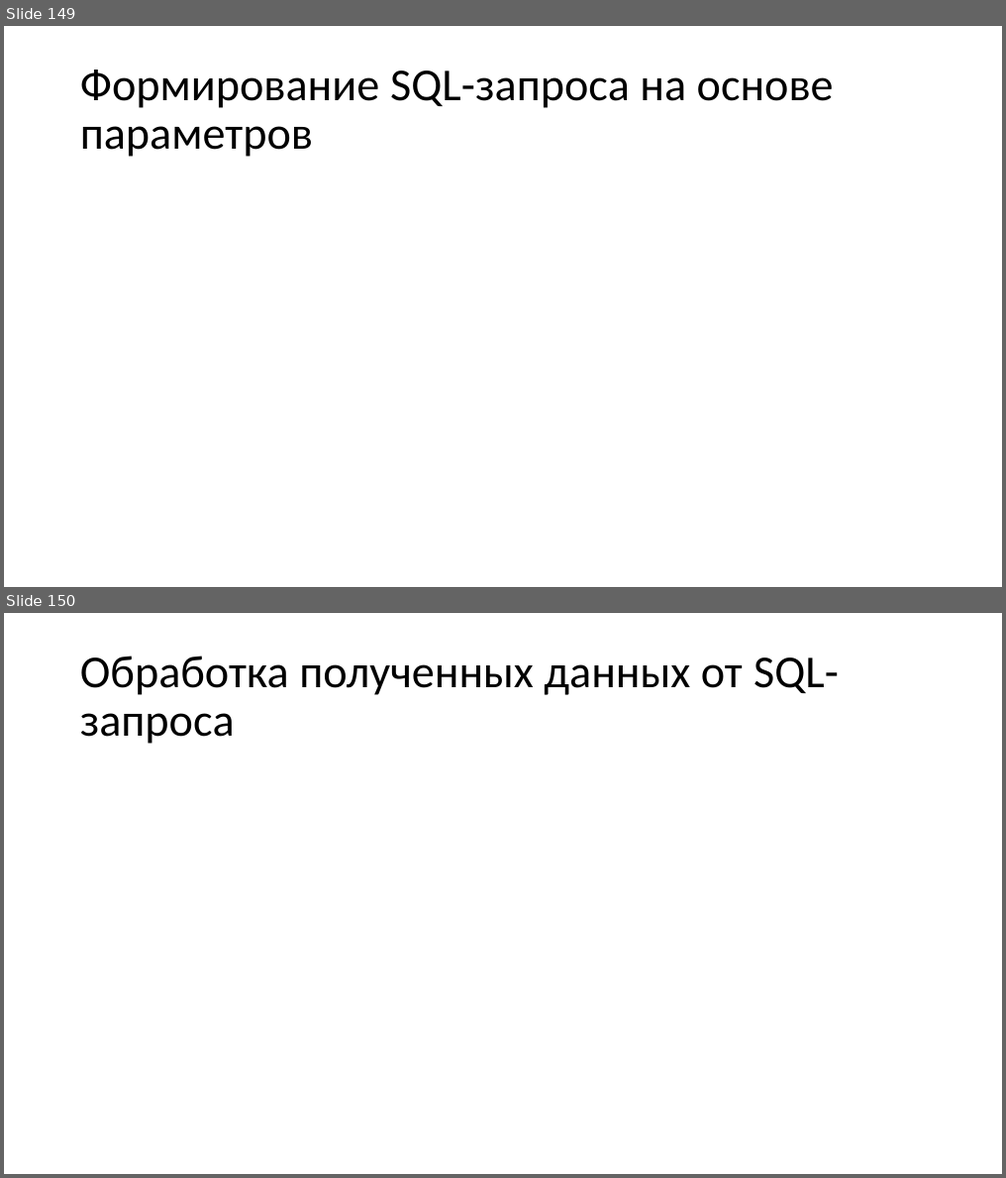
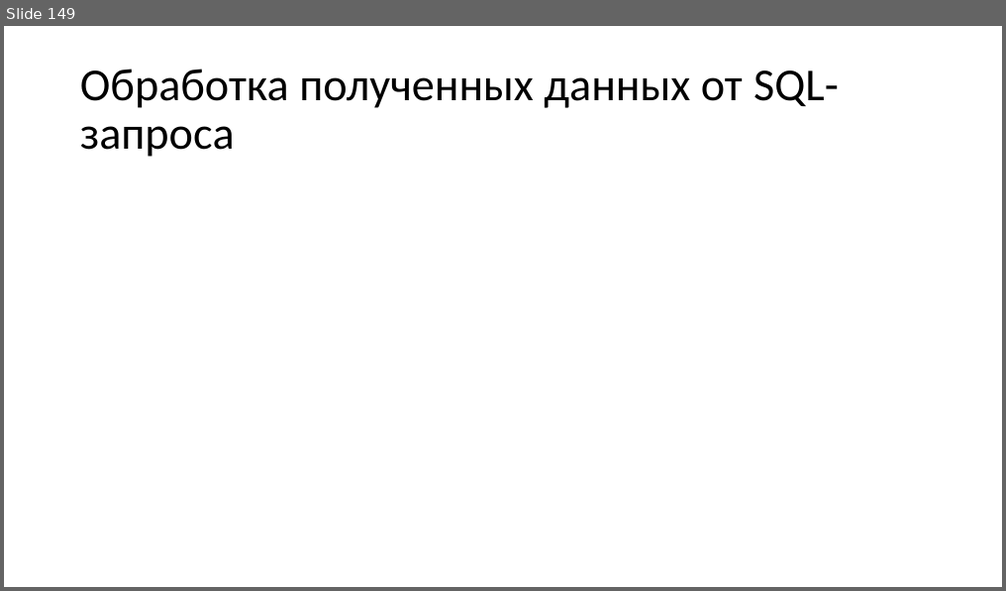
Before and after one commit to paveltsytovich/telegram-course, a slide deck: Presentation/Разработка ботов для телеграмм на Python.pptx. Shown one above the other, each under a label of ours: slides 149 and 150 before the commit, slide 149 after it. The pictures are 1006x1178 and 1006x591 pixels, drawn with LibreOffice and Linux fonts; fonts in the diff are those of the drawing. Boxes give left, top, right and bottom in pixels: in the first picture for what was removed or moved away, otherwise in the second. Text is boxed around its words. In the diff, an @@ line names an element or a change of style, - is before the commit and + after.

```diff
--- a/Presentation/Разработка ботов для телеграмм на Python.pptx
+++ b/Presentation/Разработка ботов для телеграмм на Python.pptx
@@ slide 149 removed at (4, 26, 1002, 587), background #FFFFFF @@
@@ title removed at (80, 70, 834, 157) @@
-Формирование SQL-запроса на основе параметров
@@ what was slide 150 is now slide 149 @@
```
Also in this commit, not shown: 3 slides changed.
